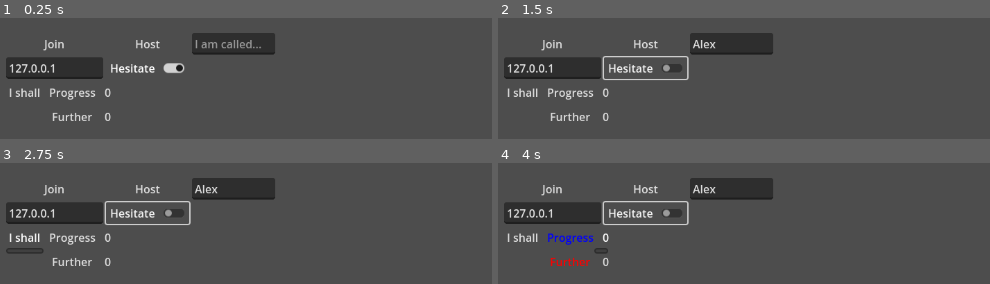
Above: before the commit, frames 1-4 (two rows, left to right).
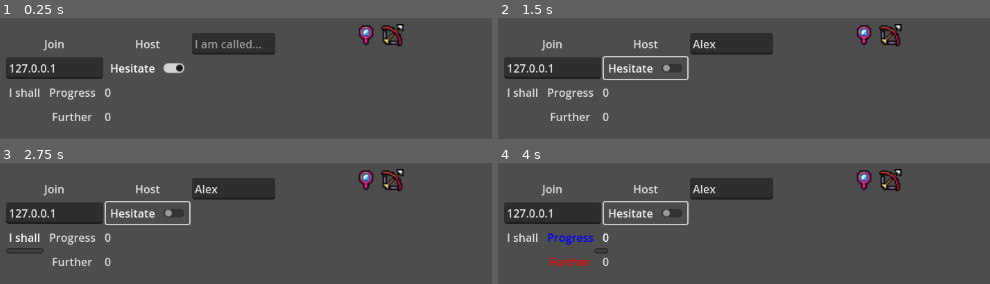
Above: after the commit, the same moments.

Repository: ramla/MultiDoggof
Game: Godot game, scene res://main.tscn
Two runs of this game, one before a commit and one after it. Both use one fixed random seed, a clock stepped at 60 frames per second and the inputs below.
Inputs (mouse positions are in pixels of both pictures, inside the frame that each line leads up to):
- Up to frame 1 (0.25 s): no input
- Up to frame 2 (1.5 s): click (729, 43) at 0.52 s; type "Alex" at 0.6 s; click "Hesitate" at 1.25 s
- Up to frame 3 (2.75 s): click "I shall" at 2 s
- Up to frame 4 (4 s): click "Progress" at 2.75 s; click "0" at 3.5 s

The runs differ from the first frame. In frame 1, 0.9% of the frame differs, in the area x 72-83%, y 4-24%; in frame 2, 0.9%; in frame 3, 0.9%; in frame 4, 0.9%.

Commit message:
sync work

Diff:
--- a/admiral.gd
+++ b/admiral.gd
@@ -31,9 +31,8 @@
 var fog_of_war_timers: Dictionary = {}
 
 @onready var admirals = get_parent().get_parent().admirals
-@onready var recon_area = $ReconMission/Area
 var view_distance: Area2D
-var recon: Area2D
+var recon_mission: Area2D
 @onready var attack_area = $AttackMission/Area
 var attack: Area2D
 
@@ -60,17 +59,17 @@
 		look_at(click_position)
 
 func recon_action():
-	if Input.is_action_pressed("recon_action"):
-		recon.visible = true
-		recon_area.disabled = true
-		recon.look_at(get_global_mouse_position())
+	if Input.is_action_pressed("recon_action") && recon_mission.is_ready():
+		recon_mission.visible = true
+		recon_mission.area.disabled = true
+		recon_mission.look_at(get_global_mouse_position())
 		if Input.is_action_just_pressed("action_click"):
-			recon_area.disabled = false
-			#$Recon.position = Vector2.ZERO
-			#recon timer here
-	else:
-		recon.visible = false
-		recon_area.disabled = true
+			recon_mission.area.disabled = false
+			#$recon_mission.position = Vector2.ZERO
+			#recon_mission_timer? (until landing necessary)
+	else:
+		recon_mission.visible = false
+		recon_mission.area.disabled = true
 
 func attack_action():
 	if Input.is_action_pressed("attack_action"):
@@ -107,13 +106,13 @@
 	entity_playername = in_playername
 	set_multiplayer_authority(entity_id)
 	view_distance = $ViewDistance
-	recon = $ReconMission
+	recon_mission = $ReconMission
 	attack = $AttackMission
-	recon.visible = false
+	recon_mission.visible = false
 	attack.visible = false
 	if Overseer.debug["pace_up"]:
 		max_speed = max_speed * 2
-	recon.connect("body_entered", _on_recon_body_entered)
+	recon_mission.connect("body_entered", _on_recon_body_entered)
 	attack.connect("body_entered", _on_attack_body_entered)
 	view_distance.connect("body_entered", _on_view_distance_body_entered)
 	view_distance.connect("body_exited", _on_view_distance_body_exited)
@@ -124,7 +123,7 @@
 		t_color = game_settings["blue"]
 		self.collision_layer = 2
 		view_distance.collision_mask = 12
-		recon.collision_mask = 12
+		recon_mission.collision_mask = 12
 		attack.collision_mask = 12
 	elif local_team == team:
 		blue = true
@@ -132,7 +131,7 @@
 		t_color = game_settings["blue"]
 		self.collision_layer = 4
 		view_distance.collision_mask = 8
-		recon.collision_mask = 8
+		recon_mission.collision_mask = 8
 		attack.collision_mask = 8
 	else:
 		blue = false
@@ -140,7 +139,7 @@
 		t_color = game_settings["red"]
 		self.collision_layer = 8
 		view_distance.collision_mask = 16
-		recon.collision_mask = 16
+		recon_mission.collision_mask = 16
 		attack.collision_mask = 16
 	set_visual(blue)
 	if team == -1:
--- a/game.tscn
+++ b/game.tscn
@@ -1,7 +1,8 @@
-[gd_scene load_steps=3 format=3 uid="uid://dq02d7ku86vxp"]
+[gd_scene load_steps=4 format=3 uid="uid://dq02d7ku86vxp"]
 
 [ext_resource type="Script" path="res://game.gd" id="1_y58qk"]
 [ext_resource type="PackedScene" uid="uid://lwla2t4uganw" path="res://level.tscn" id="2_76n7g"]
+[ext_resource type="PackedScene" uid="uid://dcfhkjpwaede7" path="res://hud.tscn" id="3_j67xy"]
 
 [node name="Game" type="Node2D"]
 script = ExtResource("1_y58qk")
@@ -10,8 +11,7 @@
 
 [node name="Admirals" type="Node2D" parent="."]
 
-[node name="HUD" type="CanvasLayer" parent="."]
-visible = false
+[node name="HUD" parent="." instance=ExtResource("3_j67xy")]
 
 [node name="MultiplayerSpawner" type="MultiplayerSpawner" parent="."]
 spawn_path = NodePath("../Admirals")
--- /dev/null
+++ b/hud.tscn
@@ -0,0 +1,18 @@
+[gd_scene load_steps=3 format=3 uid="uid://dcfhkjpwaede7"]
+
+[ext_resource type="Texture2D" uid="uid://deufv1an2r7g4" path="res://Assets/item8BIT_mirror.png" id="1_v6nix"]
+[ext_resource type="Texture2D" uid="uid://dacstcger6tsq" path="res://Assets/item8BIT_bow.png" id="2_7irwg"]
+
+[node name="HUD" type="CanvasLayer"]
+
+[node name="ReconIcon" type="Sprite2D" parent="."]
+position = Vector2(548, 0)
+scale = Vector2(2, 2)
+texture = ExtResource("1_v6nix")
+offset = Vector2(0, 16)
+
+[node name="AttackIcon" type="Sprite2D" parent="."]
+position = Vector2(586, 0)
+scale = Vector2(2, 2)
+texture = ExtResource("2_7irwg")
+offset = Vector2(0, 16)
--- /dev/null
+++ b/node_clipboard.tscn
@@ -0,0 +1,6 @@
+[gd_scene load_steps=2 format=3 uid="uid://7tw8rc8pp0e4"]
+
+[ext_resource type="Script" path="res://overseer.gd" id="1_t1h4a"]
+
+[node name="NodeClipboard" type="Node2D"]
+script = ExtResource("1_t1h4a")
--- a/overseer.gd
+++ b/overseer.gd
@@ -23,5 +23,9 @@
 			"spawn_west" = Vector2(450,320),
 			"fog_of_war_speed" = 2,
 			"max_speed" = 50,
+			"recon_cooldown" = 6,
+			"attack_cooldown" = 14,
+			"recon_squads" = 2,
+			"attack_squads" = 2,
 		},
 	}
--- a/recon_mission.gd
+++ b/recon_mission.gd
@@ -1,2 +1,37 @@
 extends Area2D
 class_name Spotbox
+
+signal recon_mission_takeoff
+
+var mission_range
+var cooldown_ready = true
+var recon_squads = Overseer.game_settings["admiral"]["recon_squads"]
+var ready_in_hangar = true
+var ready_on_deck = false
+var taking_off = false
+var on_mission = false
+var waiting_to_land = false
+var landing = false
+var rearming = false
+
+@onready var cooldown_timer = get_node("CooldownTimer")
+@onready var area = get_node("Area")
+
+func _on_ready():
+	connect("timeout", _on_cooldown_timer_timeout)
+	cooldown_timer.oneshot = true
+	cooldown_timer.wait_time = Overseer.game_settings["admiral"]["recon_cooldown"]
+
+func _on_cooldown_timer_timeout():
+	cooldown_ready = true
+
+func order_recon_mission():
+	if cooldown_ready == true:
+		recon_mission_takeoff.emit()
+		cooldown_timer.start()
+	else:
+		print("recon mission on cooldown")
+
+func is_ready():
+	if cooldown_ready:
+		return true
--- a/recon_mission.tscn
+++ b/recon_mission.tscn
@@ -20,5 +20,8 @@
 polygon = PackedVector2Array(1, 1, 19, 40, 100, 51, 120, 21, 120, -19, 100, -50, 19, -40)
 disabled = true
 
-[node name="Timer" type="Timer" parent="."]
+[node name="CooldownTimer" type="Timer" parent="."]
 wait_time = 1.015
+
+[node name="MissionTimer" type="Timer" parent="."]
+wait_time = 1.015
